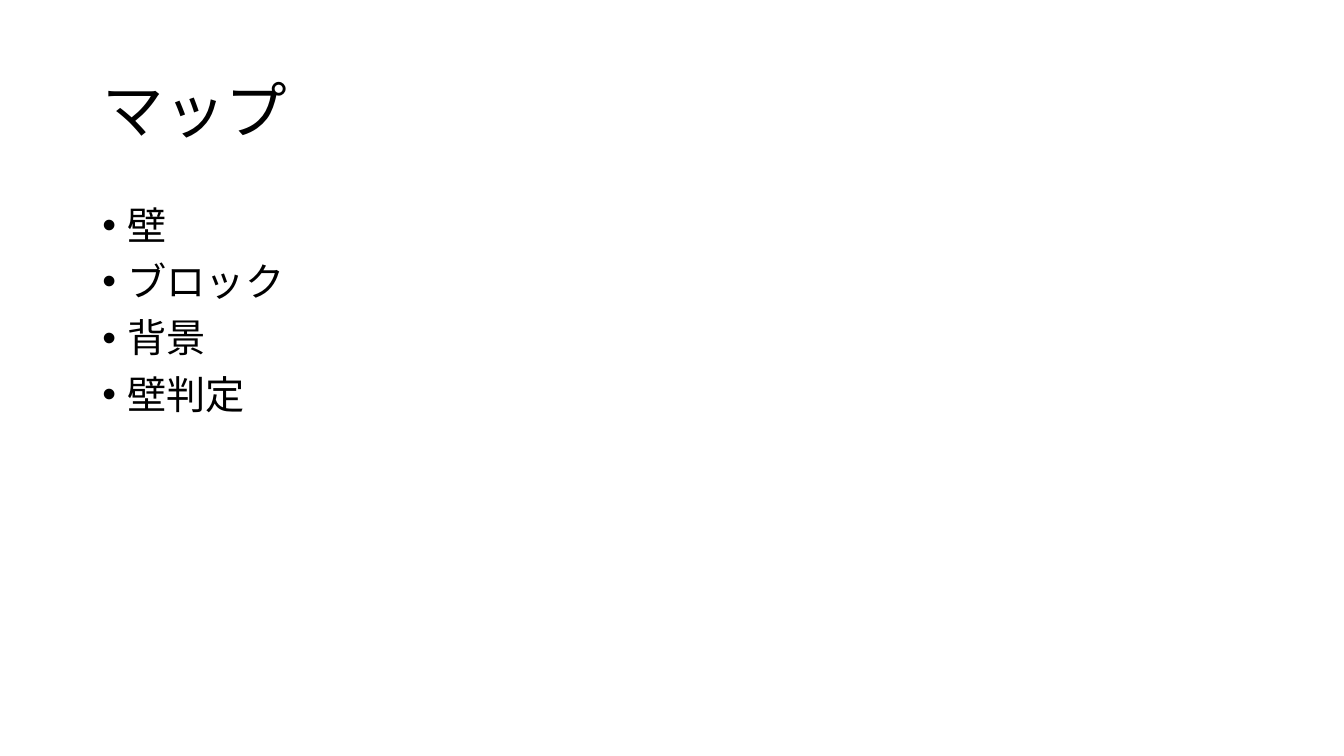
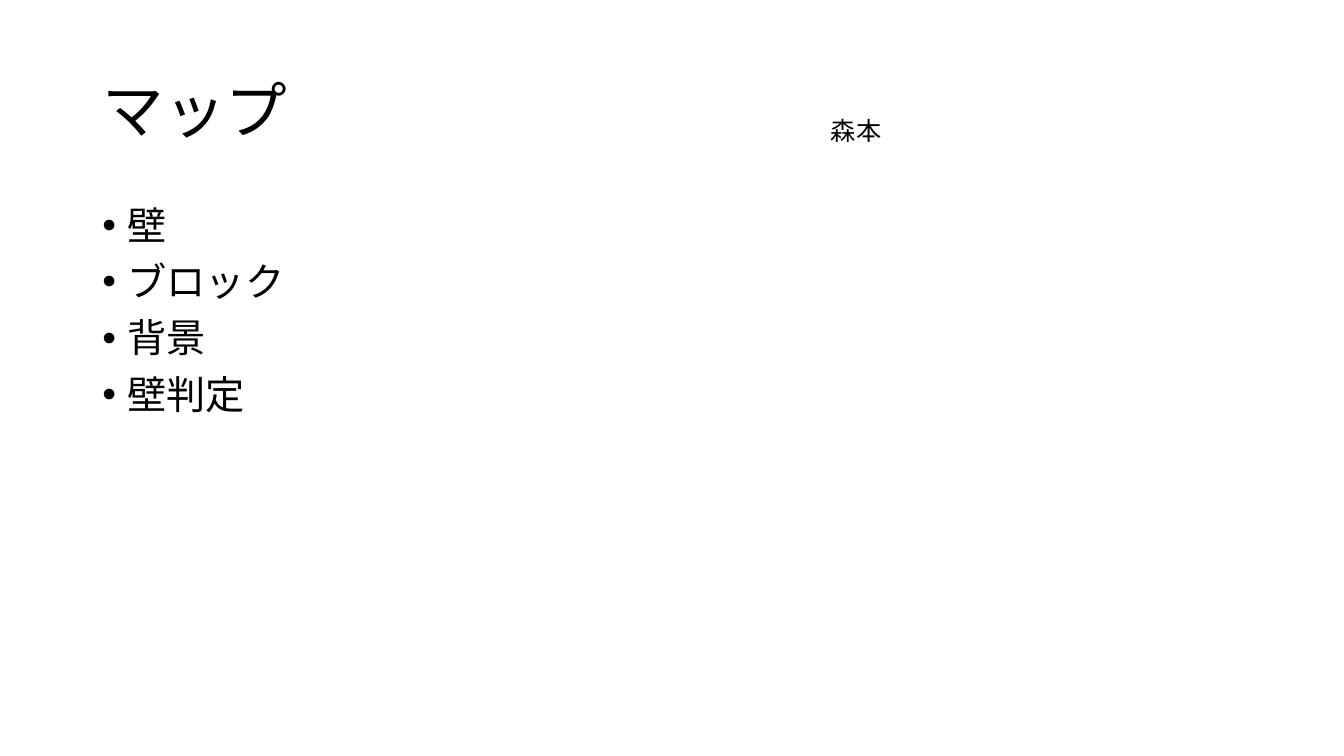
Before and after one commit to yuzasan/I_team2, a slide deck: slide 5 of モンスト(仮)仕様書.pptx. Drawn at 1344x756 pixels with LibreOffice and Linux fonts; fonts in the diff are those of the drawing. Boxes give left, top, right and bottom in pixels: in the first picture for what was removed or moved away, otherwise in the second. Text is boxed around its words. In the diff, an @@ line names an element or a change of style, - is before the commit and + after.

```diff
--- a/モンスト(仮)仕様書.pptx
+++ b/モンスト(仮)仕様書.pptx
@@ text added at [831, 118, 881, 142], 18 pt, text #000000 @@
+森本
```
Also in this commit, not shown: 6 other slides changed, 1 slide added.
